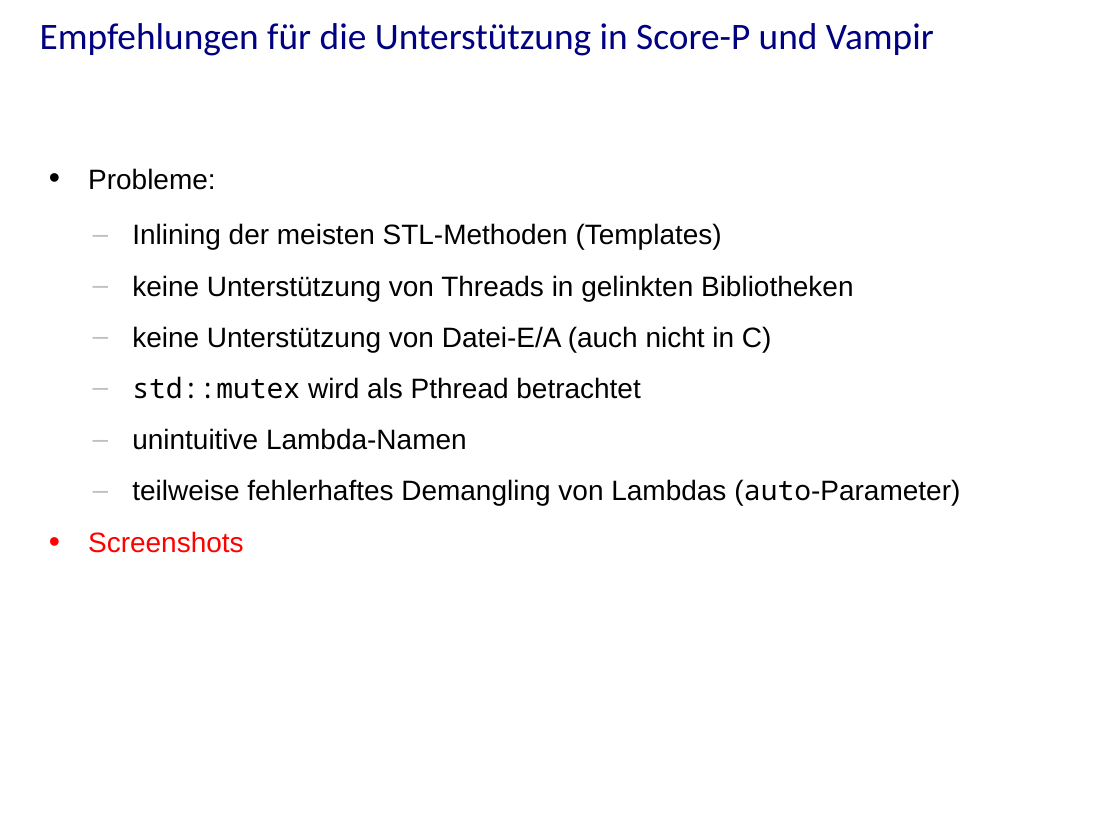
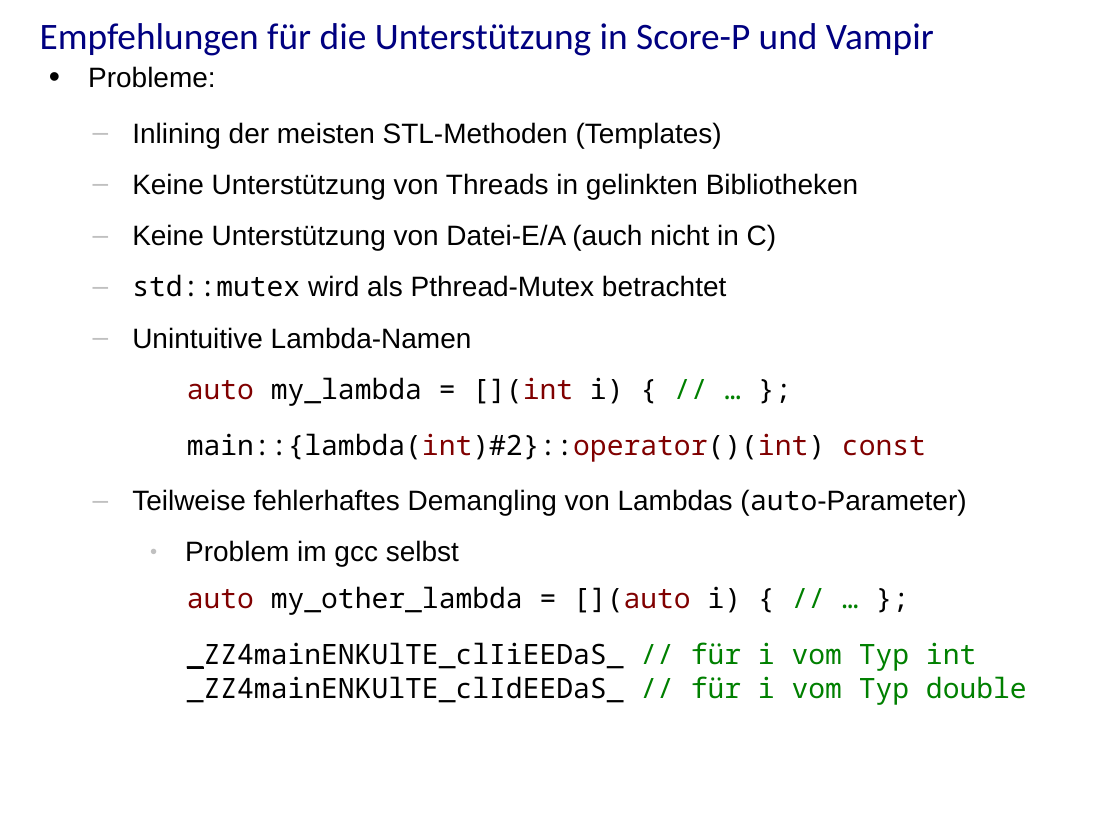
Before and after one commit to j-stephan/hs16, a slide deck: slide 41 of presentation/presentation.odp. Drawn at 1120x840 pixels with LibreOffice and Linux fonts; fonts in the diff are those of the drawing; background and template pictures are left out. Boxes give left, top, right and bottom in pixels: in the first picture for what was removed or moved away, otherwise in the second. Text is boxed around its words. In the diff, an @@ line names an element or a change of style, - is before the commit and + after.

```diff
--- a/presentation/presentation.odp
+++ b/presentation/presentation.odp
@@ text at box(132, 173, 1027, 705): text changed @@
-  – keine Unterstützung von Threads in gelinkten Bibliotheken
-  – keine Unterstützung von Datei-E/A (auch nicht in C)
-  – std::mutex wird als Pthread betrachtet
-  – unintuitive Lambda-Namen
-  – teilweise fehlerhaftes Demangling von Lambdas (auto-Parameter)
-• Screenshots
+  – Keine Unterstützung von Threads in gelinkten Bibliotheken
+  – Keine Unterstützung von Datei-E/A (auch nicht in C)
+  – std::mutex wird als Pthread-Mutex betrachtet
+  – Unintuitive Lambda-Namen
+auto my_lambda = [](int i) { // … };
+main::{lambda(int)#2}::operator()(int) const
+  – Teilweise fehlerhaftes Demangling von Lambdas (auto-Parameter)
+    ● Problem im gcc selbst
+auto my_other_lambda = [](auto i) { // … };
+_ZZ4mainENKUlTE_clIiEEDaS_ // für i vom Typ int
+_ZZ4mainENKUlTE_clIdEEDaS_ // für i vom Typ double
```
Also in this commit, not shown: 21 other slides changed, 1 slide added, 3 other files.
